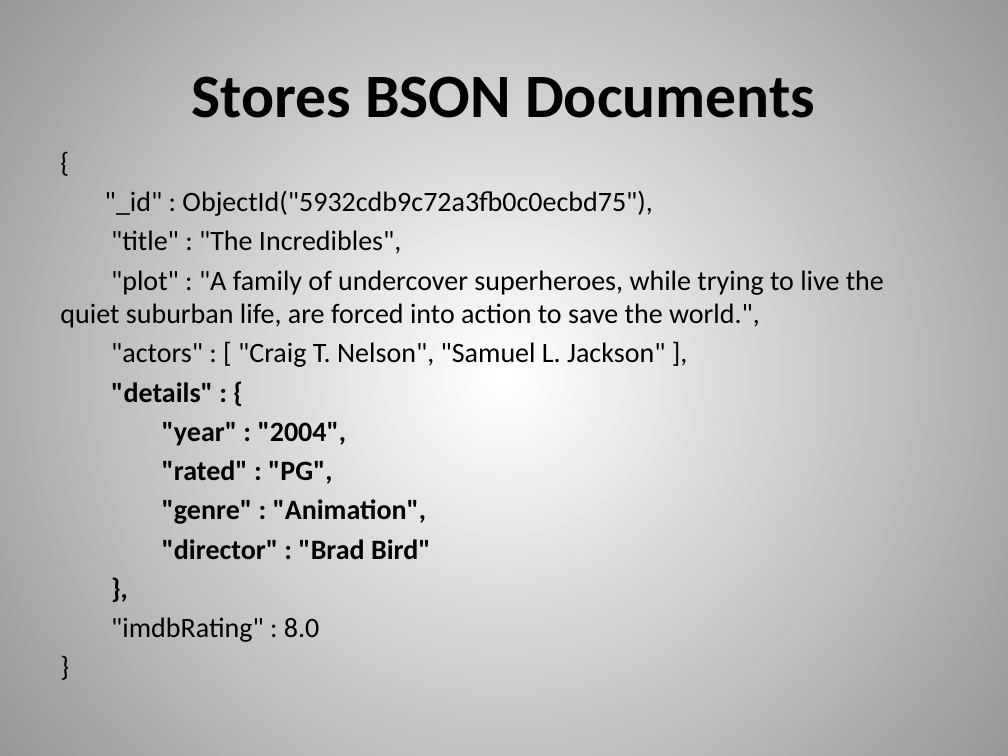
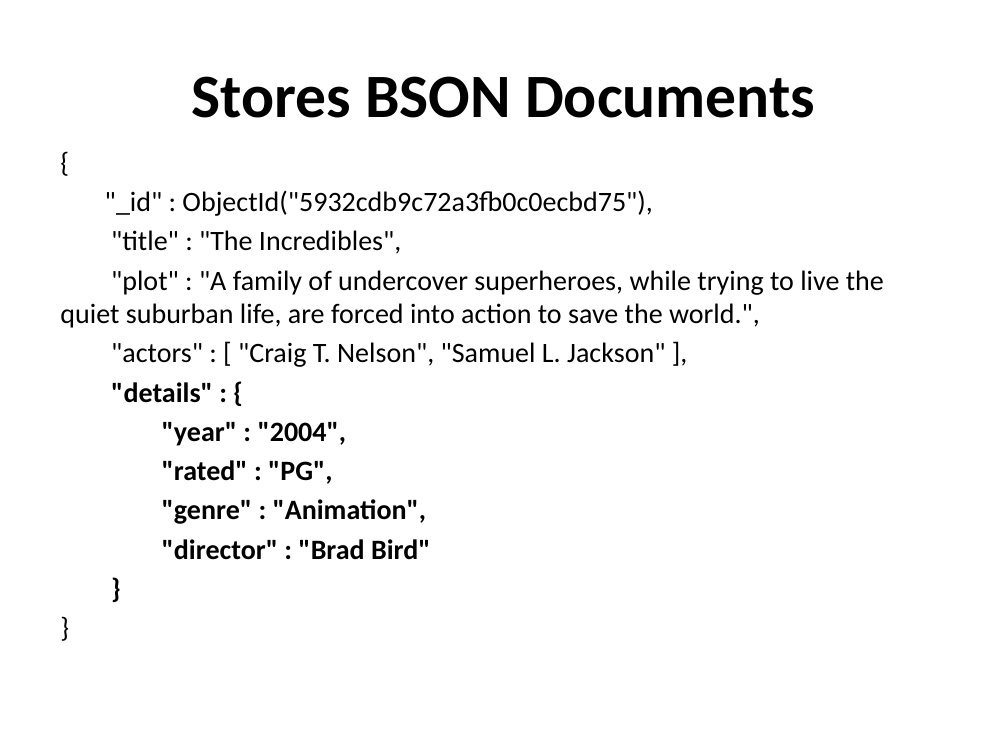
Before and after one commit to dvanvali/mongoDbPresentation, a slide deck: slide 6 of MongoDB.pptx. Drawn at 1008x756 pixels with LibreOffice and Linux fonts; fonts in the diff are those of the drawing; background and template pictures are left out. Boxes give left, top, right and bottom in pixels: in the first picture for what was removed or moved away, otherwise in the second. Text is boxed around its words. In the diff, an @@ line names an element or a change of style, - is before the commit and + after.

Commit message:
new background and update to 2 slides

```diff
--- a/MongoDB.pptx
+++ b/MongoDB.pptx
@@ background gradient #FFFFFF to #979797 to picture (left out) @@
@@ text at <box>60,190,884,560</box>: paragraph added @@
+}
@@ text "{" at <box>60,190,884,560</box>: bold on in "}" @@
@@ text at <box>111,617,319,642</box>: paragraphs removed @@
-},
-"imdbRating" : 8.0
```
Also in this commit, not shown: 37 other slides changed, 1 slide removed, 1 other file.
